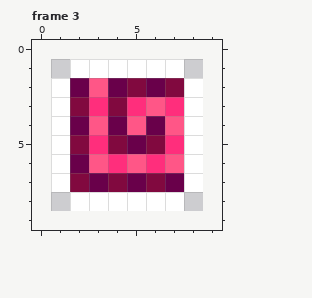
Two versions of one pixel-art file, main/ui/_assets/fighter_bar/fighter_container/status_icons/status_icons.aseprite. Above is the file before it was changed.
8x8 pixels, 3 frames. Pixels under 10% opacity are left out. Colours within 5 levels of each other are drawn and written as one. Shown: frame 3. The old version is drawn lined up with the new one, on the new canvas. The commit also changed other frames, which this record leaves out.
After the commit:
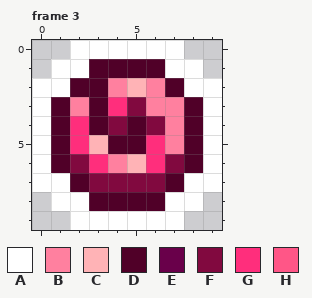
Palette (. is transparent): A #ffffff  B #ff809f  C #ffb3b6  D #500028  E #69004a  F #81093f  G #ff2e7c  H #ff5687
What changed:
canvas 8x8 -> 10x10, the old top-left corner now at 1,1
Changed rows in their new state; - is an unchanged pixel.
Frame 3:
first column x 0:
 0 --AAAAAA--
 1 -A-DDDD-A-
 2 A-DDBCBD-A
 3 ADBDGFBBDA
 4 ADGDFDFBDA
 5 ADGCDDGBDA
 6 ADFGBC-FDA
 7 A-DF-F-D-A
 8 -A-DDDD-A-
 9 --AAAAAA--
